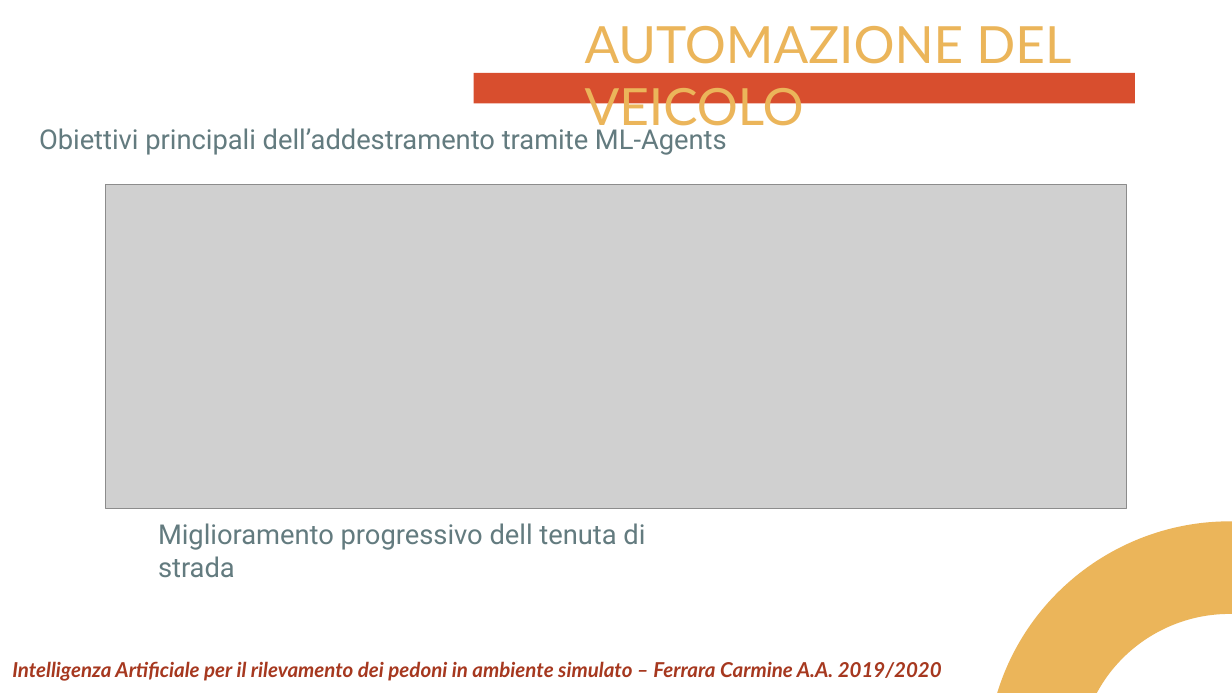
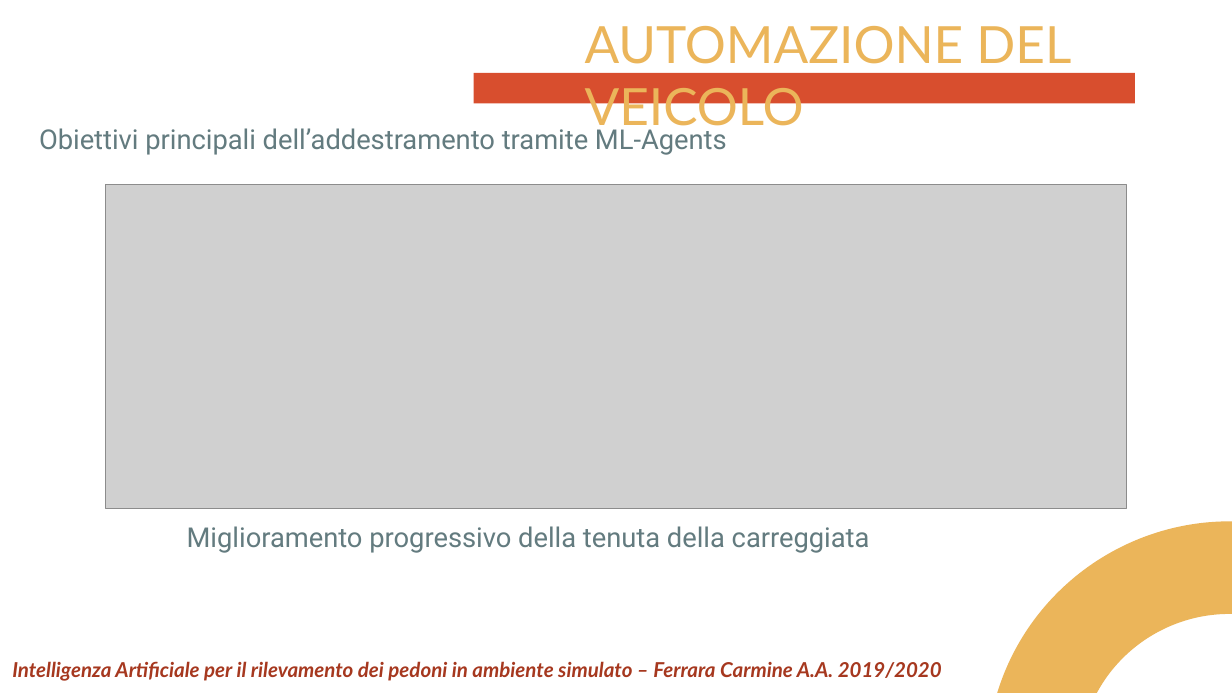
Before and after one commit to frekkanzer2/AI-Car-Kineton, a slide deck: slide 12 of media/documents/CrossWalk/TESI - INTELLIGENZA ARTIFICIALE PER IL RILEVAMENTO DEI PEDONI IN AMBIENTE SIMULATO.pptx. Drawn at 1232x693 pixels with LibreOffice and Linux fonts; fonts in the diff are those of the drawing; grey boxes stand for pictures. Boxes give left, top, right and bottom in pixels: in the first picture for what was removed or moved away, otherwise in the second. Text is boxed around its words. In the diff, an @@ line names an element or a change of style, - is before the commit and + after.

```diff
--- a/media/documents/CrossWalk/TESI - INTELLIGENZA ARTIFICIALE PER IL RILEVAMENTO DEI PEDONI IN AMBIENTE SIMULATO.pptx
+++ b/media/documents/CrossWalk/TESI - INTELLIGENZA ARTIFICIALE PER IL RILEVAMENTO DEI PEDONI IN AMBIENTE SIMULATO.pptx
@@ text at (187, 526, 870, 553): text changed @@
-Miglioramento progressivo dell tenuta di strada
+Miglioramento progressivo della tenuta della carreggiata
```
Also in this commit, not shown: 1 other slide changed.
